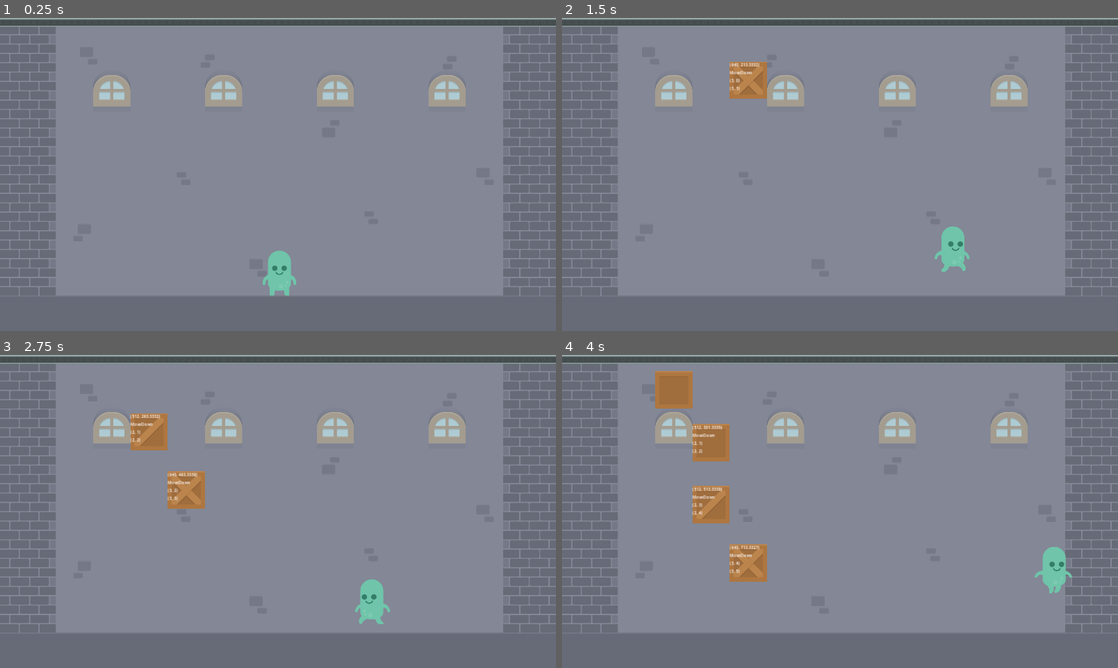
Above: before the commit, frames 1-4 (two rows, left to right).
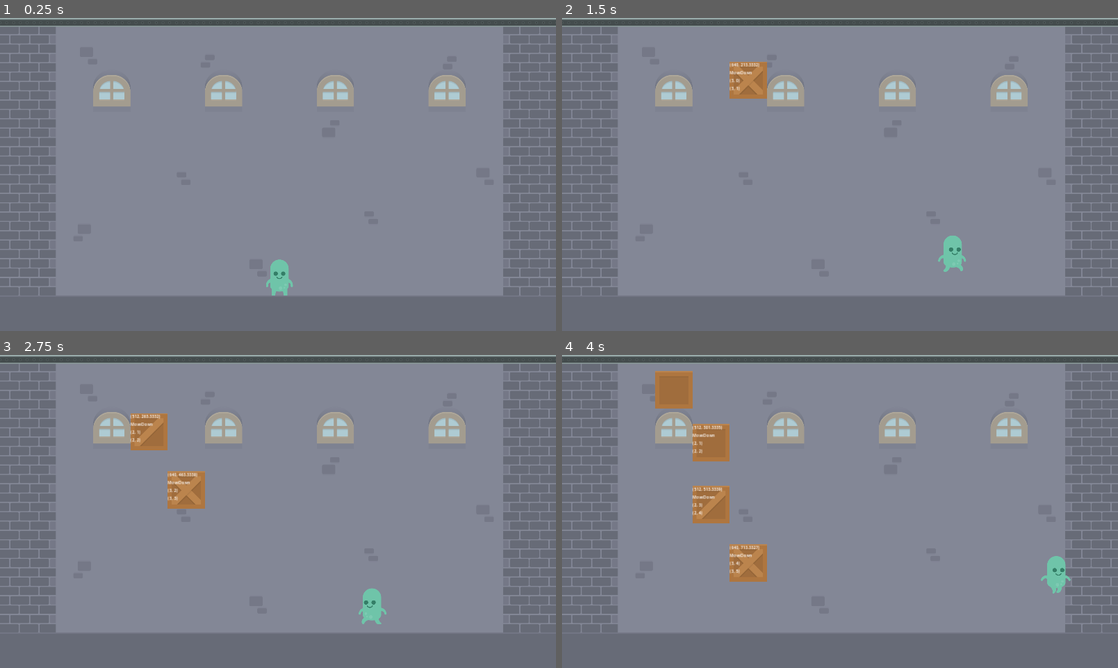
Above: after the commit, the same moments.

Repository: staskozin/stack-attack
Game: Godot game, scene res://scenes/main.tscn
Two runs of this game, one before a commit and one after it. Both use one fixed random seed, a clock stepped at 60 frames per second and the inputs below.
Inputs:
- Up to frame 1 (0.25 s): no input
- Up to frame 2 (1.5 s): tap Enter at 0.5 s; hold D (input_right) from 0.53 s (still down); tap W (input_up) at 0.6, 0.77, 1.07, 1.35 s
- Up to frame 3 (2.75 s): tap W (input_up) at 1.52, 1.82, 2.1 s; release D (input_right) at 2.03 s; hold A (input_left) from 2.03 s (still down)
- Up to frame 4 (4 s): release A (input_left) at 2.78 s; hold D (input_right) from 2.78 s (still down); tap W (input_up) at 2.85, 3.02, 3.32, 3.6, 3.77 s

The runs differ from the first frame. In frame 1, 0.3% of the frame differs, in the area x 47-54%, y 74-89%; in frame 2, 0.3%; in frame 3, 0.3%, in the area x 63-71%, y 71-86%; in frame 4, 0.3%.

Commit message:
Добавил стан персонажа если ящик падает на голову

Diff:
--- a/scenes/player.tscn
+++ b/scenes/player.tscn
@@ -1,9 +1,11 @@
-[gd_scene load_steps=7 format=3 uid="uid://c67ial3utdvgg"]
+[gd_scene load_steps=10 format=3 uid="uid://c67ial3utdvgg"]
 
 [ext_resource type="Texture2D" uid="uid://7grohg6modgq" path="res://assets/idle.png" id="1_f4rx6"]
 [ext_resource type="Texture2D" uid="uid://bark6563ifm6j" path="res://assets/walk1.png" id="2_47wev"]
+[ext_resource type="Texture2D" uid="uid://1loygtt56mdw" path="res://assets/stun.png" id="3_i87f1"]
 [ext_resource type="Texture2D" uid="uid://kt63u1fr7ok6" path="res://assets/walk2.png" id="3_m1pkm"]
 [ext_resource type="Script" path="res://scripts/player.gd" id="4_maqla"]
+[ext_resource type="Texture2D" uid="uid://bubi82droxmge" path="res://assets/star.png" id="6_0ukwe"]
 
 [sub_resource type="SpriteFrames" id="SpriteFrames_beetg"]
 animations = [{
@@ -13,6 +15,14 @@
 }],
 "loop": true,
 "name": &"default",
+"speed": 5.0
+}, {
+"frames": [{
+"duration": 1.0,
+"texture": ExtResource("3_i87f1")
+}],
+"loop": true,
+"name": &"stun",
 "speed": 5.0
 }, {
 "frames": [{
@@ -31,7 +41,11 @@
 radius = 40.0
 height = 154.0
 
+[sub_resource type="Gradient" id="Gradient_4lh50"]
+colors = PackedColorArray(1, 1, 0.329412, 1, 1, 1, 1, 1)
+
 [node name="Player" type="CharacterBody2D"]
+scale = Vector2(0.8, 0.8)
 collision_layer = 2
 script = ExtResource("4_maqla")
 speed = 400.0
@@ -42,7 +56,32 @@
 [node name="Sprite" type="AnimatedSprite2D" parent="."]
 unique_name_in_owner = true
 sprite_frames = SubResource("SpriteFrames_beetg")
+animation = &"stun"
 
 [node name="CollisionShape" type="CollisionShape2D" parent="."]
 position = Vector2(0, 3)
 shape = SubResource("CapsuleShape2D_imvlw")
+
+[node name="StunParticles" type="CPUParticles2D" parent="."]
+unique_name_in_owner = true
+position = Vector2(0, -83.75)
+emitting = false
+amount = 4
+lifetime = 0.5
+explosiveness = 0.3
+lifetime_randomness = 0.3
+texture = ExtResource("6_0ukwe")
+emission_shape = 2
+emission_sphere_radius = 30.0
+direction = Vector2(0, 0)
+spread = 180.0
+gravity = Vector2(0, -10)
+initial_velocity_min = 20.0
+initial_velocity_max = 30.0
+orbit_velocity_min = -0.35
+orbit_velocity_max = 0.35
+angle_min = -100.0
+scale_amount_min = 0.1
+scale_amount_max = 0.15
+color = Color(1, 1, 0.329412, 1)
+color_ramp = SubResource("Gradient_4lh50")
--- a/scripts/box.gd
+++ b/scripts/box.gd
@@ -30,4 +30,6 @@
 
 func _on_bottom_side_body_entered(body: PhysicsBody2D) -> void:
 	if body.name == "Player":
+		if body.velocity.y <= 100.0:
+			body.stun()
 		destroy()
--- a/scripts/player.gd
+++ b/scripts/player.gd
@@ -9,6 +9,7 @@
 var _jump_buffer: float = 0.0
 var _coyote_time: float = 0.0
 var _on_floor: bool = false
+var _stunned: bool = false
 
 @onready var jump_velocity: float = ((2.0 * jump_height) / jump_time_to_peak) * -1.0
 @onready var jump_gravity: float = ((-2.0 * jump_height) / (jump_time_to_peak * jump_time_to_peak)) * -1.0
@@ -17,11 +18,12 @@
 
 func _physics_process(delta: float) -> void:
 	# Передвижение по горизонтали
-	velocity.x = _get_input_velocity() * speed
+	if not _stunned:
+		velocity.x = _get_input_velocity() * speed
 	# Прыжок и гравитация
 	velocity.y += _get_gravity() * delta
 	if is_on_floor():
-		if _jump_buffer > 0.0 or Input.is_action_just_pressed("input_up"):
+		if _jump_buffer > 0.0 or (Input.is_action_just_pressed("input_up") and not _stunned):
 			jump()
 			_jump_buffer = 0.0
 		_coyote_time = 0.0
@@ -30,10 +32,10 @@
 		if _on_floor:
 			_coyote_time = 0.1
 			_jump_buffer = 0.0
-		if _coyote_time > 0.0 and Input.is_action_just_pressed("input_up"):
+		if _coyote_time > 0.0 and (Input.is_action_just_pressed("input_up") and not _stunned):
 			jump()
 			_coyote_time = 0.0
-		if Input.is_action_just_pressed("input_up"):
+		if (Input.is_action_just_pressed("input_up") and not _stunned):
 			_jump_buffer = 0.1
 			_coyote_time = 0.0
 		_on_floor = false
@@ -46,6 +48,20 @@
 
 func jump() -> void:
 	velocity.y = jump_velocity
+
+
+func stun() -> void:
+	if not _stunned:
+		_stunned = true
+		velocity = Vector2.ZERO
+		%Sprite.play("stun")
+		%StunParticles.restart()
+		%StunParticles.visible = true
+		%StunParticles.emitting = true
+		await get_tree().create_timer(2).timeout
+		_stunned = false
+		%StunParticles.visible = false
+		%StunParticles.emitting = false
 
 
 func _get_gravity() -> float:
Binary file added: assets/star.png
Not shown, added: assets/star.png.import
Binary file added: assets/stun.png
Not shown, added: assets/stun.png.import
